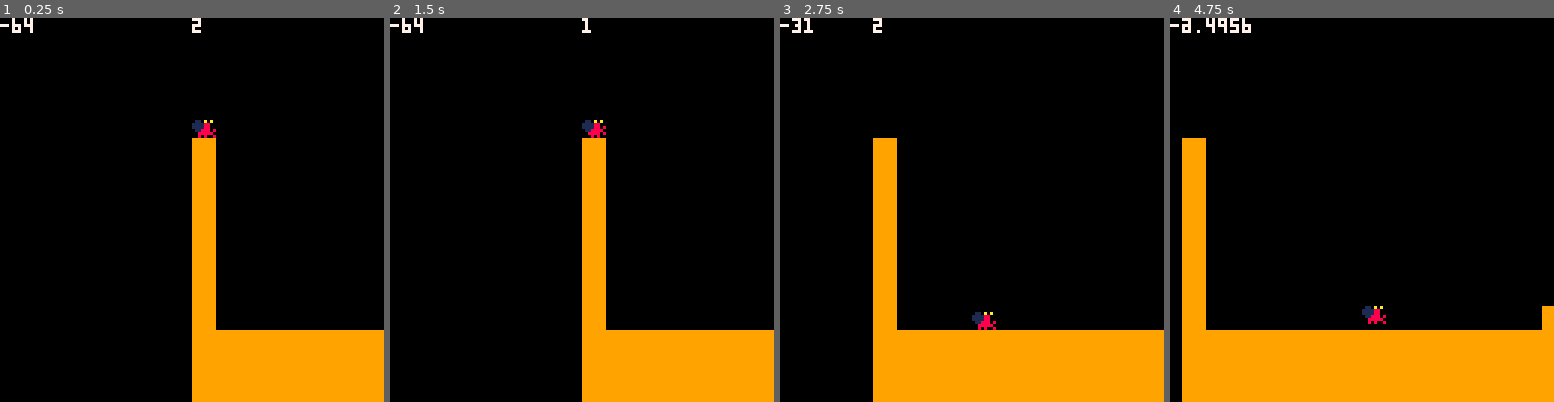
Above: before the commit, frames 1-4 (left to right).
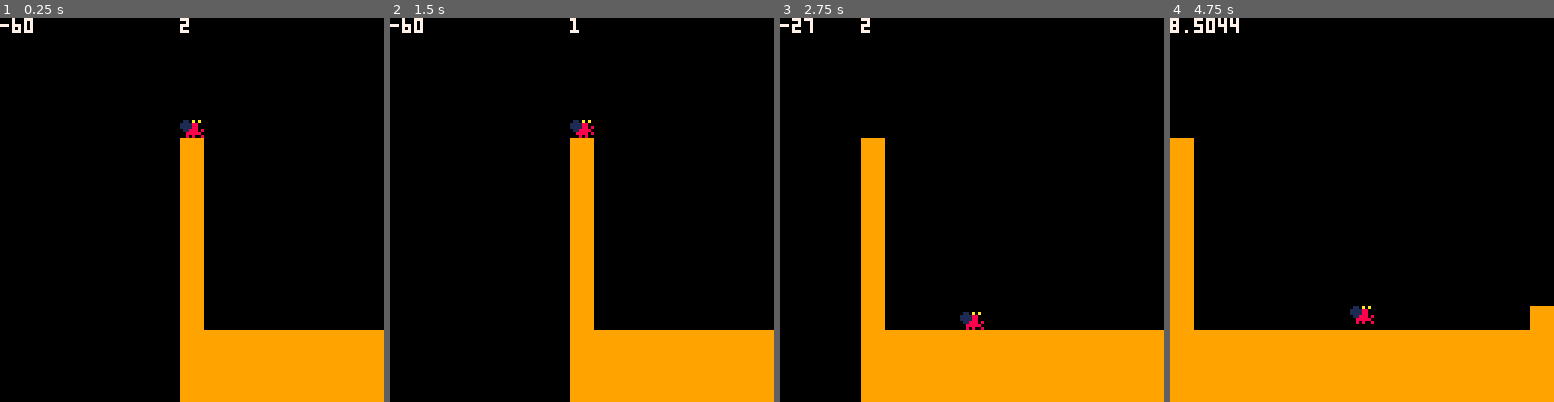
Above: after the commit, the same moments.

Repository: ArnaudValensi/hermit-crab
Game: PICO-8 cartridge hermit-carb.p8
Same seed, same stepped clock (60 frames per second), same inputs: the game is played once before the commit and once after it.
Inputs:
- Up to frame 1 (0.25 s): no input
- Up to frame 2 (1.5 s): tap X (X key) at 0.33, 1.07 s; tap O (Z key) at 0.7 s
- Up to frame 3 (2.75 s): hold Right 1.6-2.1 s; tap O (Z key) at 1.7, 2.1, 2.5 s; tap X (X key) at 1.85 s; hold Right from 2.47 s (still down)
- Up to frame 4 (4.75 s): tap O (Z key) every 0.4 s from 2.9 to 4.5 s; tap X (X key) at 2.97, 4.08 s; release Right at 3.03 s; hold Left 3.08-3.58 s; hold Right 4.02-4.68 s

The runs differ from the first frame. In frame 1, 4.2% of the frame differs, in the area x 6-57%, y 0-100%; in frame 2, 4.1%; in frame 3, 4.2%; in frame 4, 4.5%, in the area x 0-97%, y 0-100%.

Commit message:
Add camera follow

Diff:
--- a/hermit-carb.p8
+++ b/hermit-carb.p8
@@ -2,7 +2,7 @@
 version 16
 __lua__
 function require_camera()
-    local screen_width = 128;
+    local half_screen_width = 64;
 
     local function new_camera(player)
         local offset_x = 0
@@ -11,7 +11,7 @@
         return {
             update = function()
                 local player_pos_x = player.get_pos_x()
-                offset_x = player_pos_x - screen_width / 2
+                offset_x = player_pos_x + 4 - half_screen_width
             end,
             get_offset = function()
                 return offset_x
@@ -214,9 +214,12 @@
 function _draw()
   cls()
   camera(cam.get_offset(), 0)
-  print(cam.get_offset(), cam.get_offset(), 0, 7)
   map(0, 0, 0, 0, 128, 128)
   player.draw()
+
+  -- HUD
+  camera(0, 0)
+  print(cam.get_offset(), 0, 0, 7)
 end
 
 __gfx__
--- a/src/camera.lua
+++ b/src/camera.lua
@@ -1,5 +1,5 @@
 function require_camera()
-    local screen_width = 128;
+    local half_screen_width = 64;
 
     local function new_camera(player)
         local offset_x = 0
@@ -8,7 +8,7 @@
         return {
             update = function()
                 local player_pos_x = player.get_pos_x()
-                offset_x = player_pos_x - screen_width / 2
+                offset_x = player_pos_x + 4 - half_screen_width
             end,
             get_offset = function()
                 return offset_x
--- a/src/index.lua
+++ b/src/index.lua
@@ -17,7 +17,10 @@
 function _draw()
   cls()
   camera(cam.get_offset(), 0)
-  print(cam.get_offset(), cam.get_offset(), 0, 7)
   map(0, 0, 0, 0, 128, 128)
   player.draw()
+
+  -- HUD
+  camera(0, 0)
+  print(cam.get_offset(), 0, 0, 7)
 end
